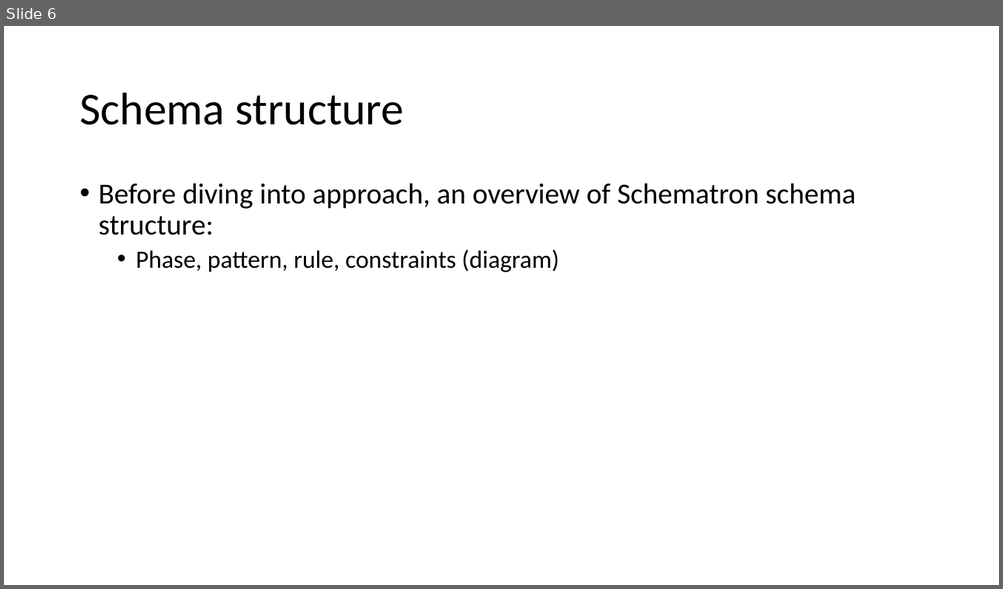
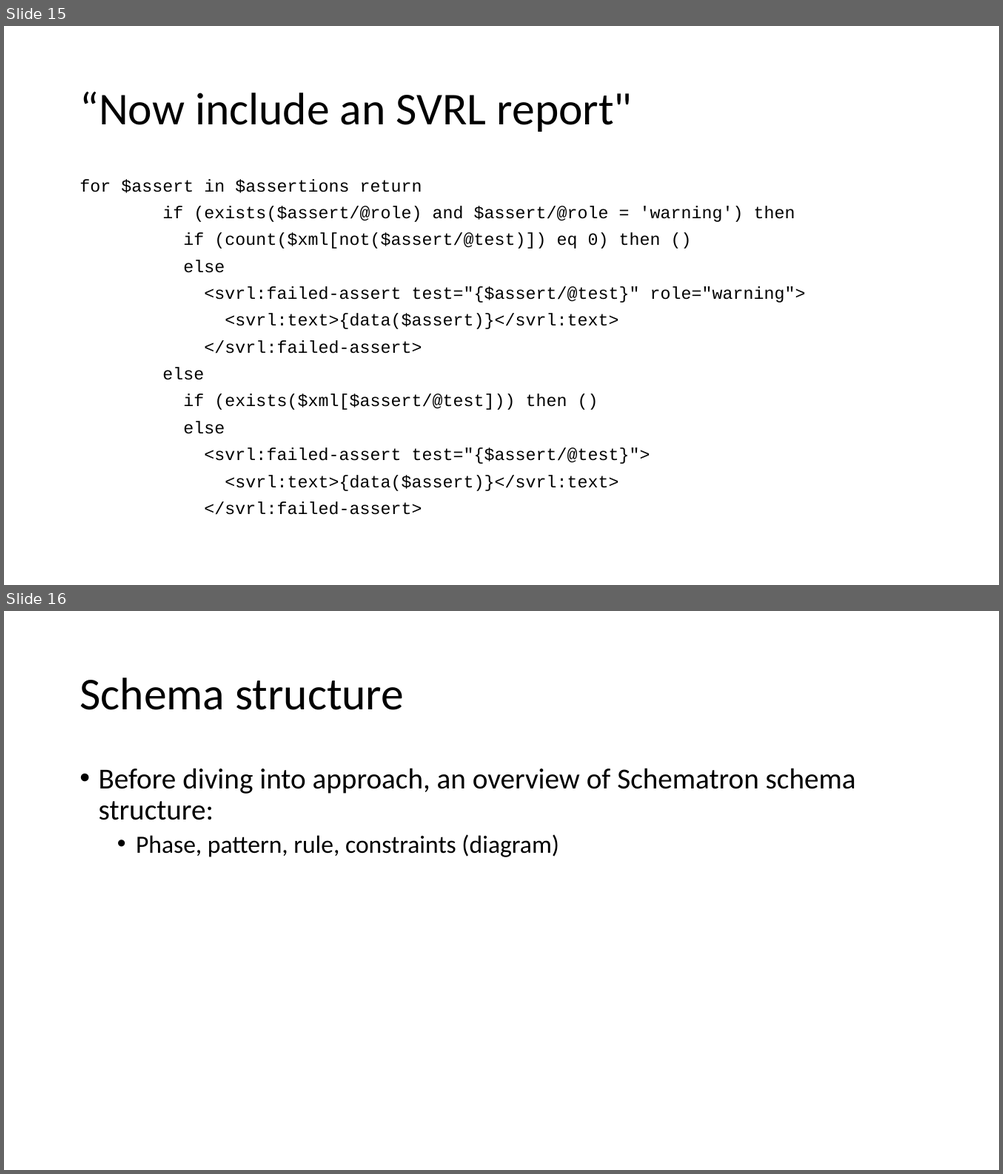
Before and after one commit to AndrewSales/XQS, a slide deck: Markup UK 2023 slides.pptx. Shown one above the other, each under a label of ours: slide 6 before the commit, slides 15 and 16 after it. The pictures are 1003x589 and 1003x1174 pixels, drawn with LibreOffice and Linux fonts; fonts in the diff are those of the drawing. Boxes give left, top, right and bottom in pixels: in the first picture for what was removed or moved away, otherwise in the second. Text is boxed around its words. In the diff, an @@ line names an element or a change of style, - is before the commit and + after.

```diff
--- a/Markup UK 2023 slides.pptx
+++ b/Markup UK 2023 slides.pptx
@@ slide 15 added at (4,26,999,585), background #FFFFFF @@
@@ title added at (79,91,632,132), 44 pt, text #000000 @@
+“Now include an SVRL report"
@@ text added at (79,179,805,515), 16.6 pt, text #000000 @@
+for $assert in $assertions return
+if (exists($assert/@role) and $assert/@role = 'warning') then
+if (count($xml[not($assert/@test)]) eq 0) then ()
+else
+<svrl:failed-assert test="{$assert/@test}" role="warning">
+<svrl:text>{data($assert)}</svrl:text>
+</svrl:failed-assert>
+else
+if (exists($xml[$assert/@test])) then ()
+else
+<svrl:failed-assert test="{$assert/@test}">
+<svrl:text>{data($assert)}</svrl:text>
+</svrl:failed-assert>
@@ what was slide 6 is now slide 16 @@
```
Also in this commit, not shown: 4 slides changed, 10 other slides added, 1 other file.
